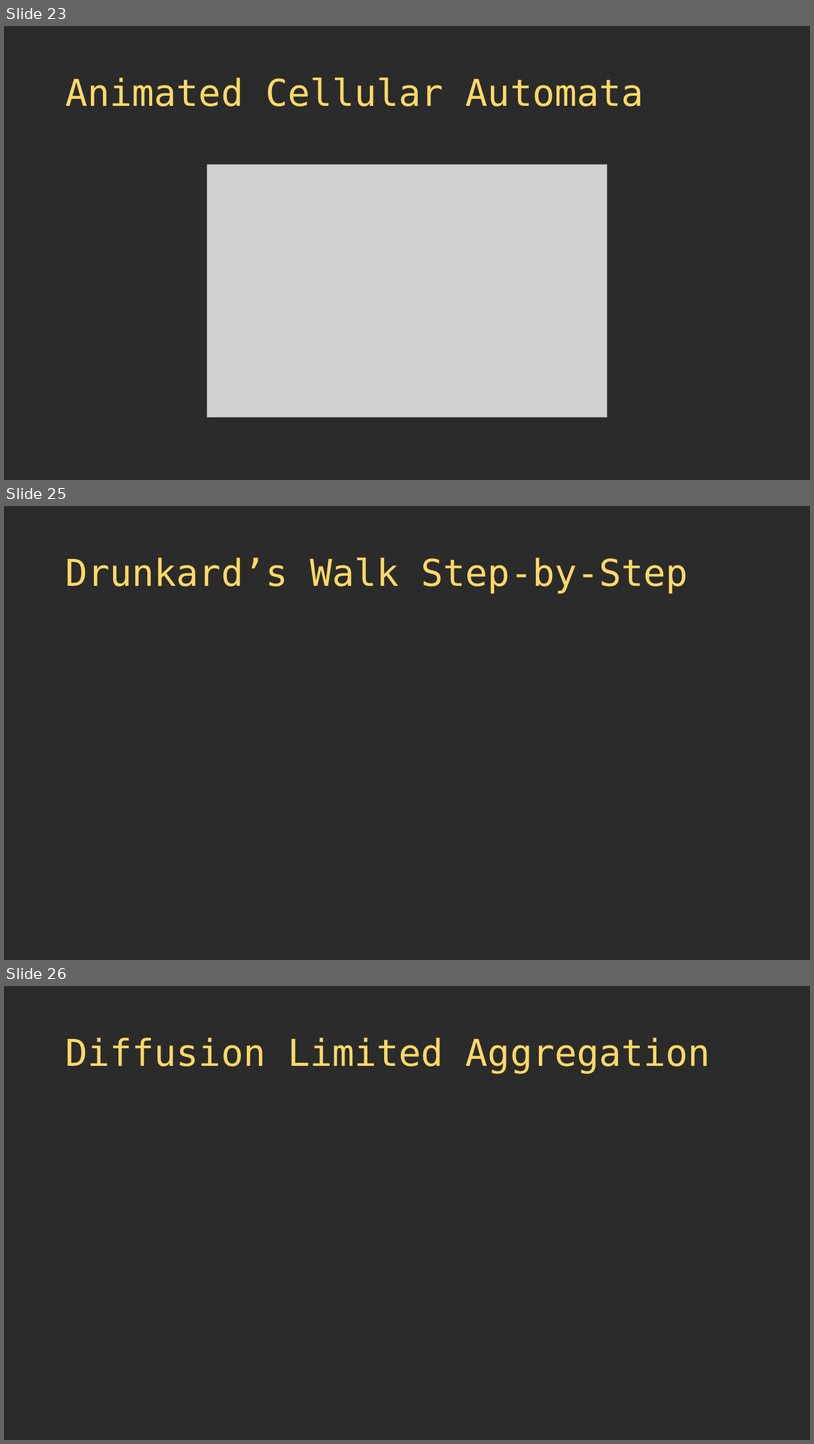
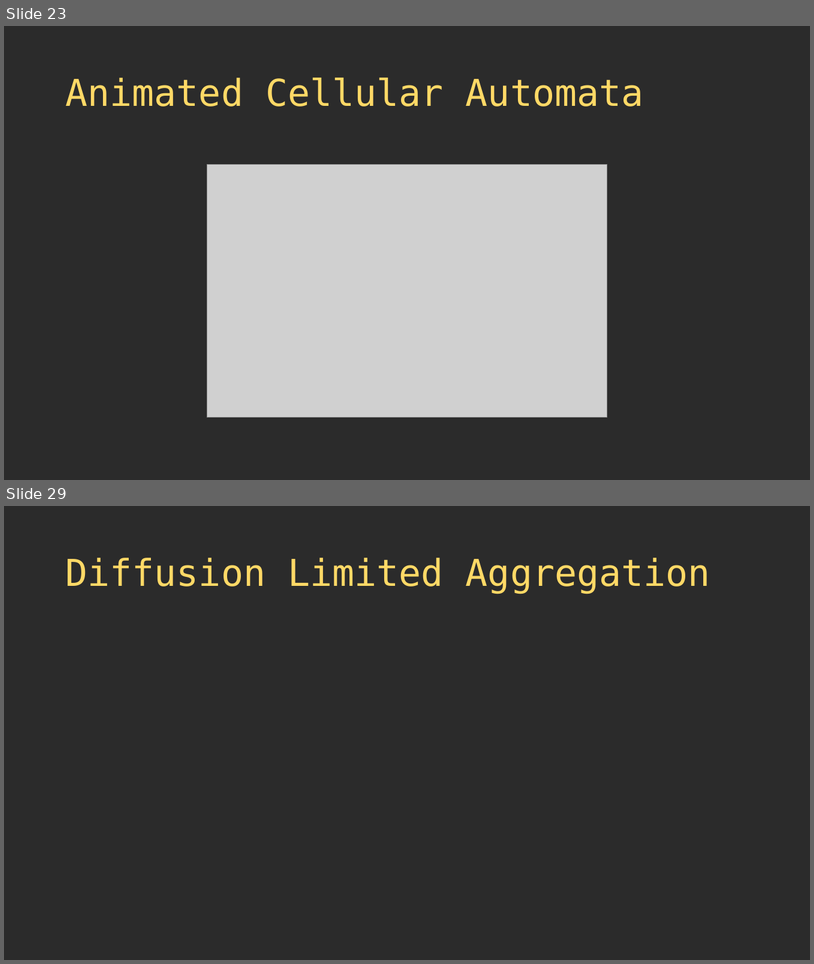
Before and after one commit to thebracket/roguelike-celebration-2020, a slide deck: Procedural Map Generation Techniques.pptx. Shown one above the other, each under a label of ours: slides 23, 25 and 26 before the commit, slides 23 and 29 after it; the slides between them are not shown. The pictures are 814x1444 and 814x964 pixels, drawn with LibreOffice and Linux fonts; fonts in the diff are those of the drawing; grey boxes stand for pictures; background and template pictures are left out; a plain dark background stands for a picture behind light text. Boxes give left, top, right and bottom in pixels: in the first picture for what was removed or moved away, otherwise in the second. Text is boxed around its words. In the diff, an @@ line names an element or a change of style, - is before the commit and + after.

Commit message:
Drunkards Walk.

```diff
--- a/Procedural Map Generation Techniques.pptx
+++ b/Procedural Map Generation Techniques.pptx
@@ slide 25 removed at <box>4,506,810,960</box>, background picture (left out) @@
@@ title removed at <box>65,558,689,594</box> @@
-Drunkard’s Walk Step-by-Step
@@ what was slide 26 is now slide 29 @@
```
Also in this commit, not shown: 1 slide changed, 4 slides added, 4 other files.
